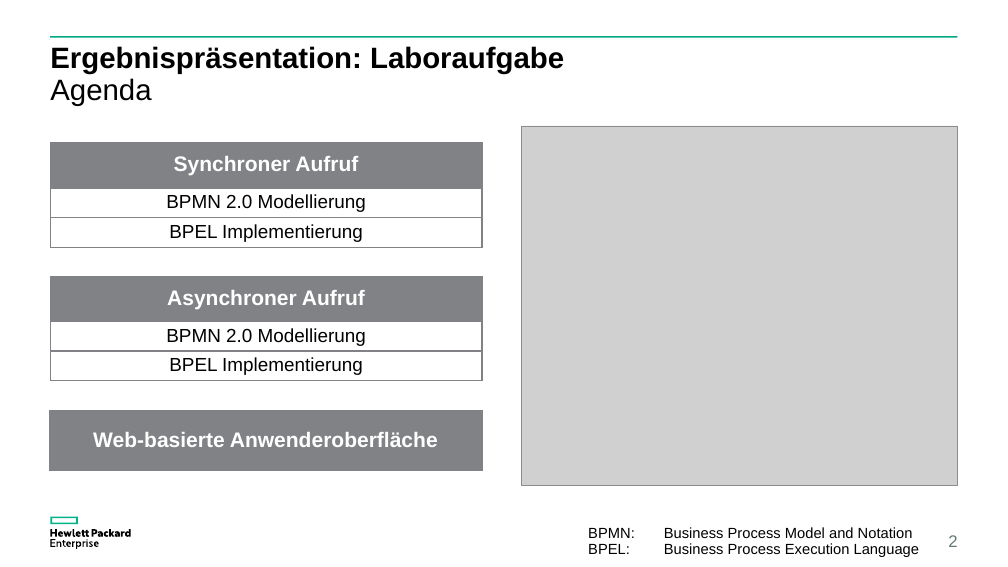
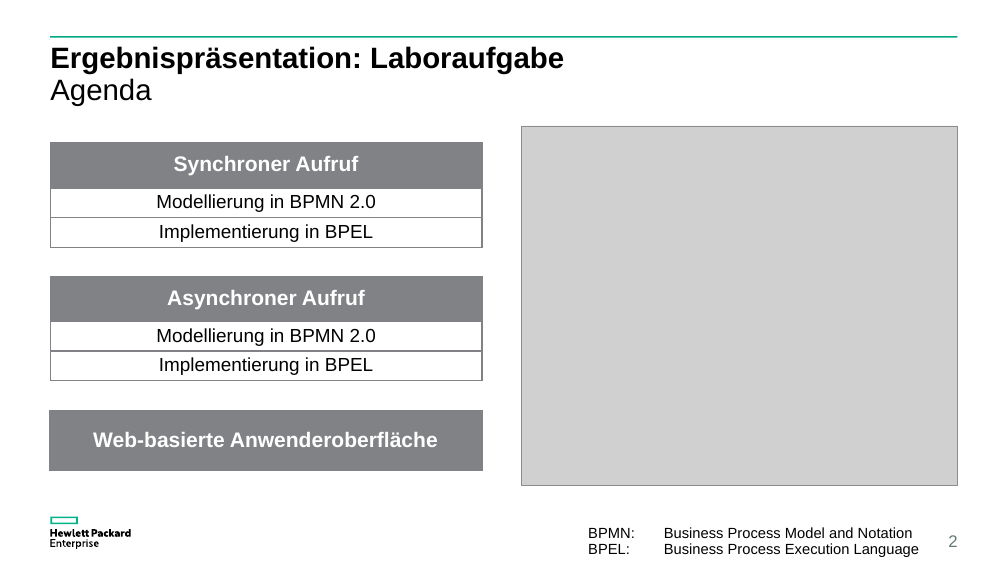
Before and after one commit to steilerDev/BPM_Lab, a slide deck: slide 2 of Ergebnispräsentation.pptx. Drawn at 1008x567 pixels with LibreOffice and Linux fonts; fonts in the diff are those of the drawing; grey boxes stand for pictures. Boxes give left, top, right and bottom in pixels: in the first picture for what was removed or moved away, otherwise in the second. Text is boxed around its words. In the diff, an @@ line names an element or a change of style, - is before the commit and + after.

```diff
--- a/Ergebnispräsentation.pptx
+++ b/Ergebnispräsentation.pptx
@@ text in rectangle at (156,194,376,212): text changed @@
-BPMN 2.0 Modellierung
+Modellierung in BPMN 2.0
@@ text in rectangle at (159,224,373,242): text changed @@
-BPEL Implementierung
+Implementierung in BPEL
@@ text in rectangle at (156,328,376,346): text changed @@
-BPMN 2.0 Modellierung
+Modellierung in BPMN 2.0
@@ text in rectangle at (159,357,373,375): text changed @@
-BPEL Implementierung
+Implementierung in BPEL
```
Also in this commit, not shown: 4 other slides changed, 4 slides added, 1 other file.
